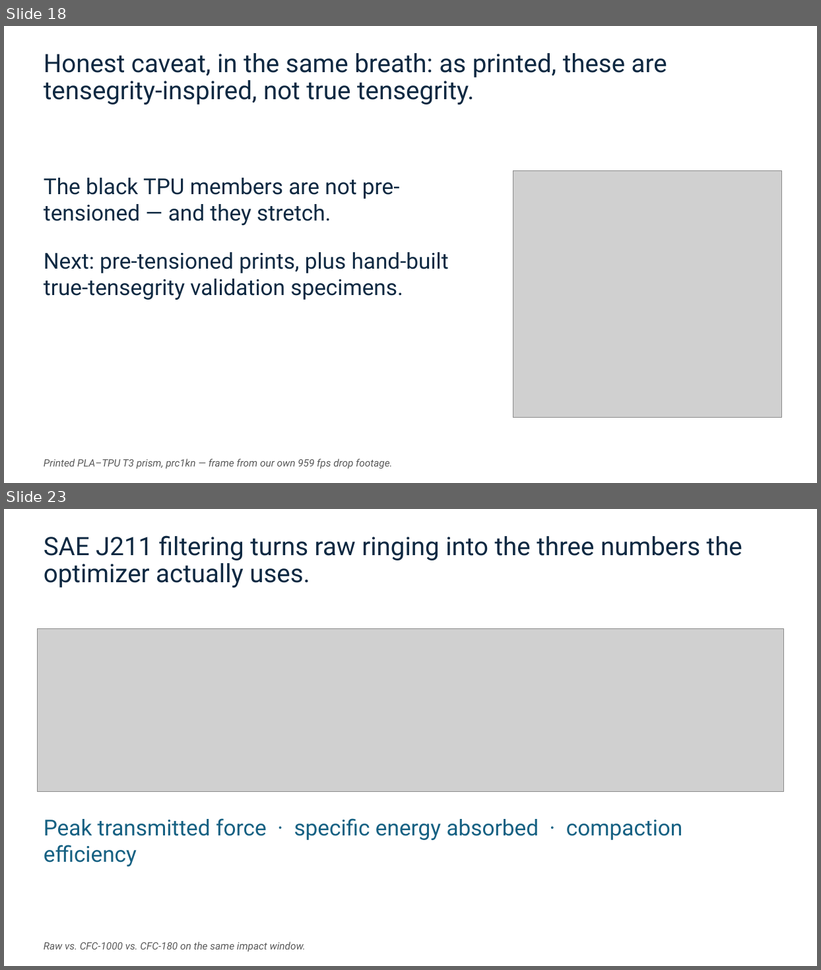
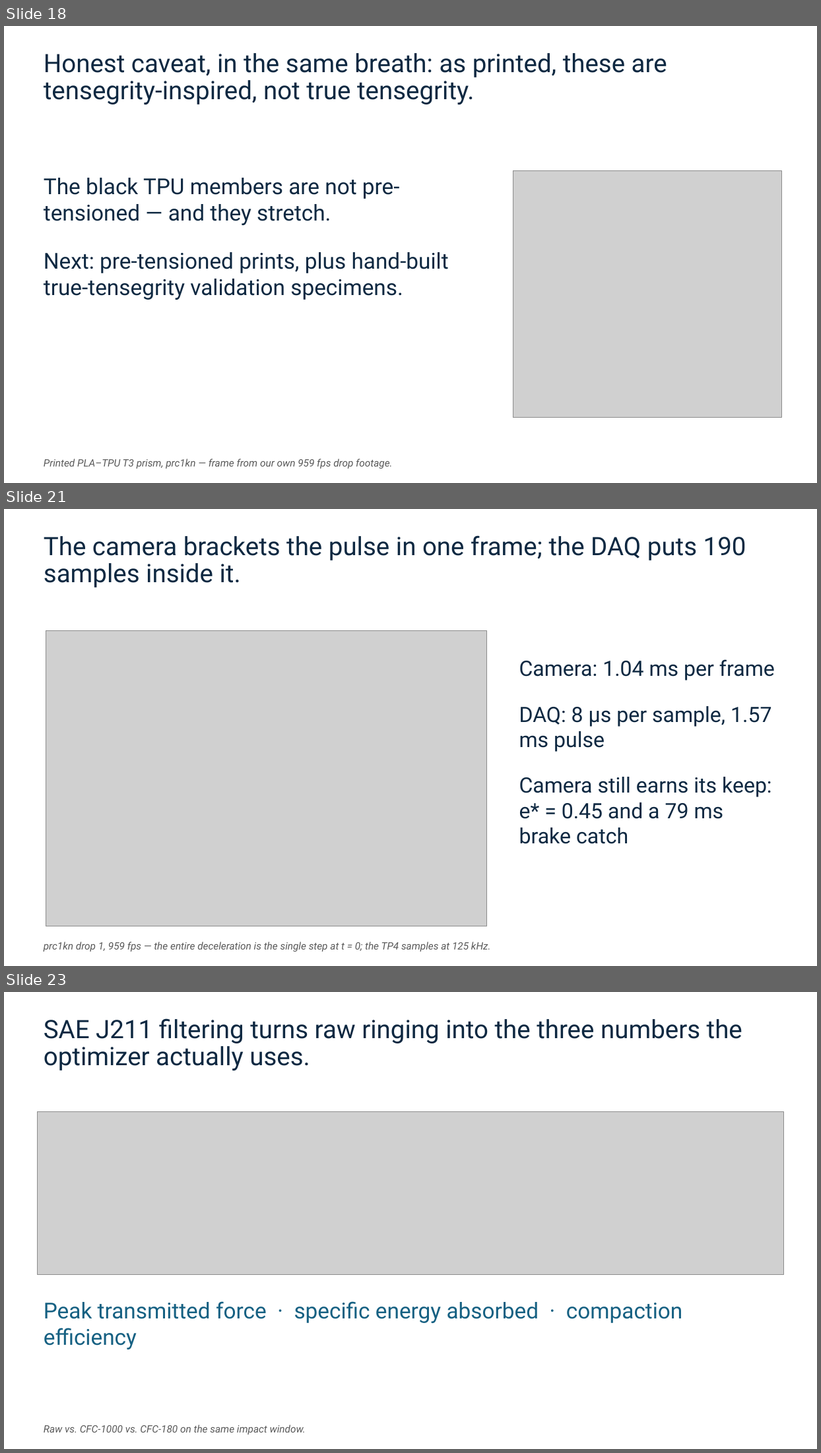
Before and after one commit to vertical-cloud-lab/tensegrity-optimization, a slide deck: presentation/Slide Decks/IDETC Supplement Slides (BO block + gap + video + accel).pptx. Shown one above the other, each under a label of ours: slides 18 and 23 before the commit, slides 18, 21 and 23 after it; the slides between them are not shown. The pictures are 821x970 and 821x1453 pixels, drawn with LibreOffice and Linux fonts; fonts in the diff are those of the drawing; grey boxes stand for pictures. Boxes give left, top, right and bottom in pixels: in the first picture for what was removed or moved away, otherwise in the second. Text is boxed around its words. In the diff, an @@ line names an element or a change of style, - is before the commit and + after.

```diff
--- a/presentation/Slide Decks/IDETC Supplement Slides (BO block + gap + video + accel).pptx
+++ b/presentation/Slide Decks/IDETC Supplement Slides (BO block + gap + video + accel).pptx
@@ slide 21 added at (4,509,817,966), background #FFFFFF @@
@@ title added at (44,535,746,588), 30 pt, text #0E2841 @@
+The camera brackets the pulse in one frame; the DAQ puts 190 samples inside it.
@@ picture added at (46,631,487,927) @@
@@ text added at (519,659,775,844), 25 pt, text #0E2841 @@
+Camera: 1.04 ms per frame
+DAQ: 8 µs per sample, 1.57 ms pulse
+Camera still earns its keep: e* = 0.45 and a 79 ms brake catch
@@ text added at (44,942,491,952), 12 pt, text #595959, italic @@
+prc1kn drop 1, 959 fps — the entire deceleration is the single step at t = 0; the TP4 samples at 125 kHz.
```
Also in this commit, not shown: 4 slides changed, 6 other slides added, 7 slides removed, 30 other files.
